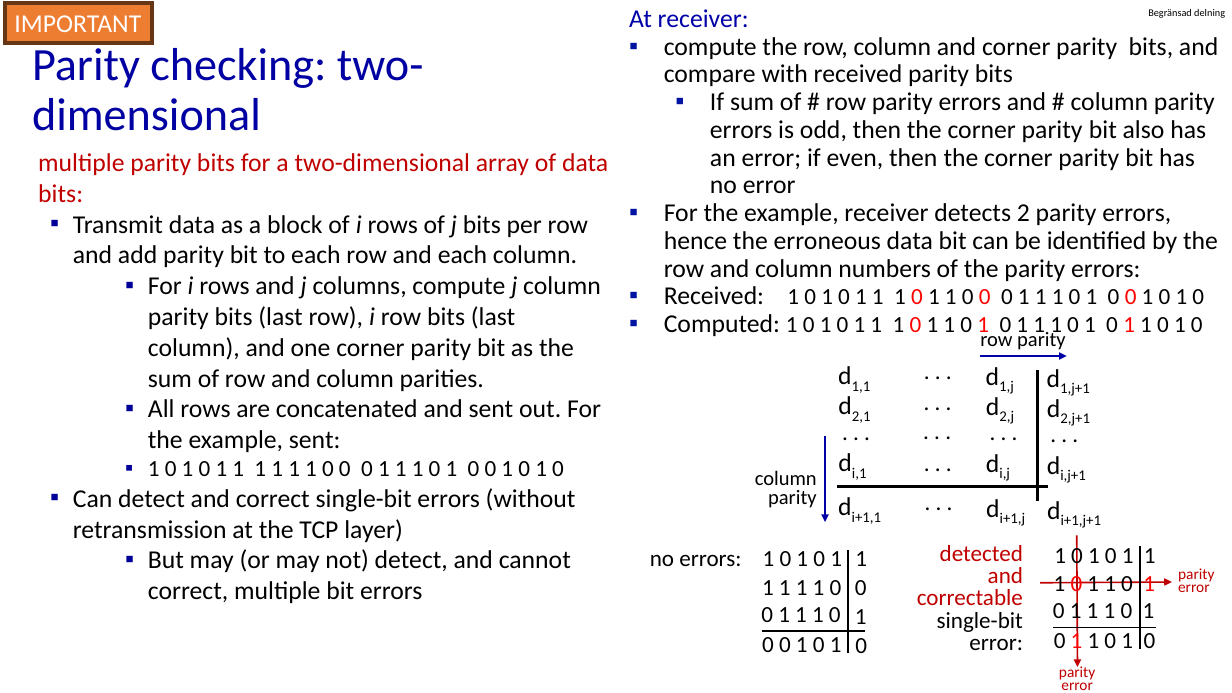
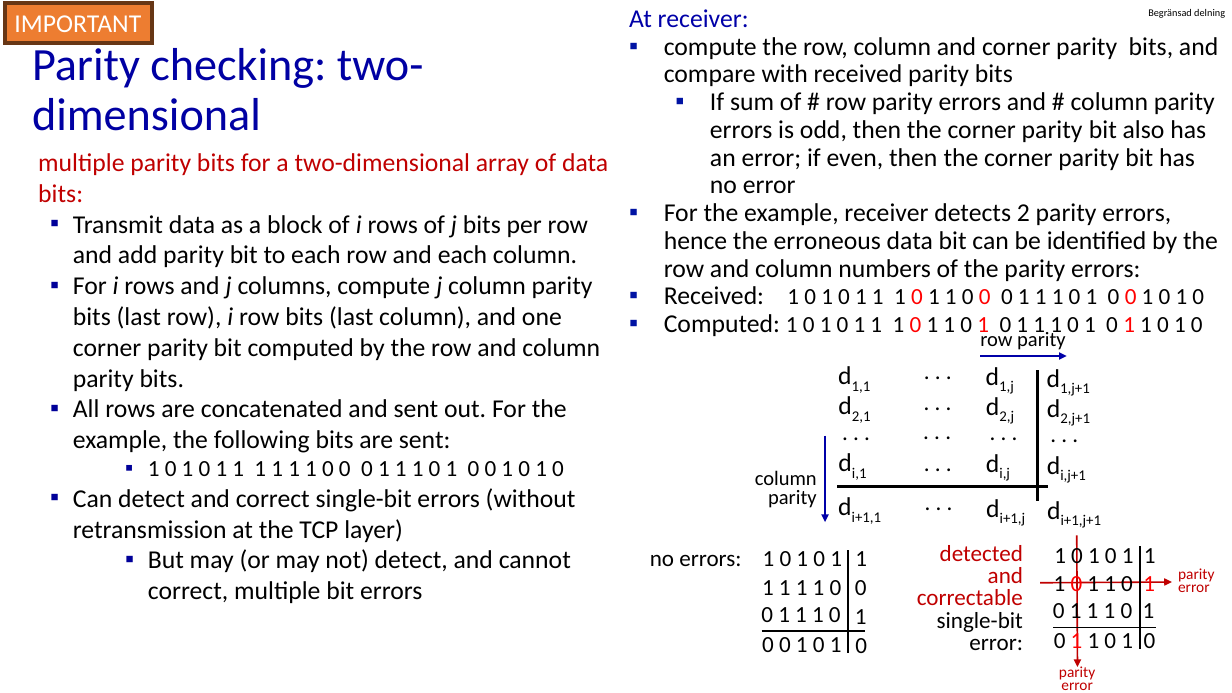
Before and after one commit to guhofstra/CSC175, a slide deck: slide 14 of PPTs/6.1 6.2 Introduction Error-Detection and -Correction Techniques.pptx. Drawn at 1232x693 pixels with LibreOffice and Linux fonts; fonts in the diff are those of the drawing. Boxes give left, top, right and bottom in pixels: in the first picture for what was removed or moved away, otherwise in the second. Text is boxed around its words. In the diff, an @@ line names an element or a change of style, - is before the commit and + after.

```diff
--- a/PPTs/6.1 6.2 Introduction Error-Detection and -Correction Techniques.pptx
+++ b/PPTs/6.1 6.2 Introduction Error-Detection and -Correction Techniques.pptx
@@ text at (73,276,600,453): text changed @@
-  ▪ For i rows and j columns, compute j column parity bits (last row), i row bits (last column), and one corner parity bit as the sum of row and column parities.
-  ▪ All rows are concatenated and sent out. For the example, sent:
+▪ For i rows and j columns, compute j column parity bits (last row), i row bits (last column), and one corner parity bit computed by the row and column parity bits.
+▪ All rows are concatenated and sent out. For the example, the following bits are sent:
```
Also in this commit, not shown: 2 other slides changed, 1 slide added, 6 other files.
